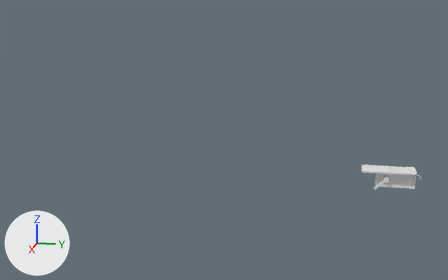
The Blender file game/assets/models/Sojouner.blend: old version first, new version second.
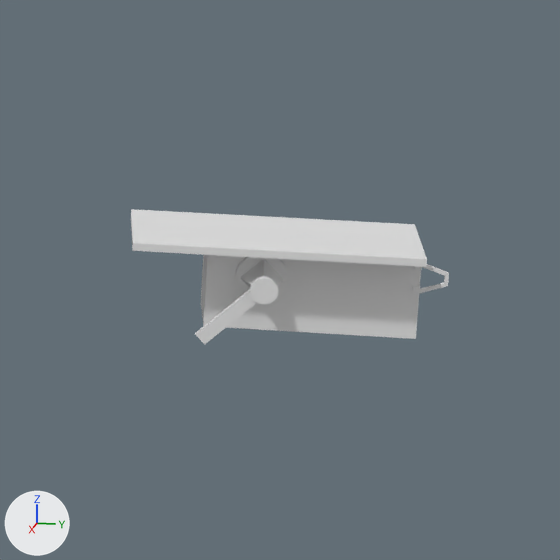
Each version appears first whole from a 50 mm lens placed at (20.06, -1.49, 6.03), pointed at (0.4, -5.42, 1.12), and next in a close-up on the part from 75% to 99% of the width and 45% to 82% of the height. Every picture has the same lights, and +X, +Y and +Z are marked at lower left. The last two pictures show the newer version.
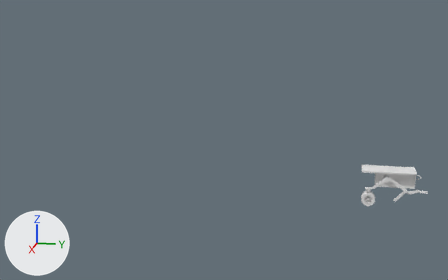
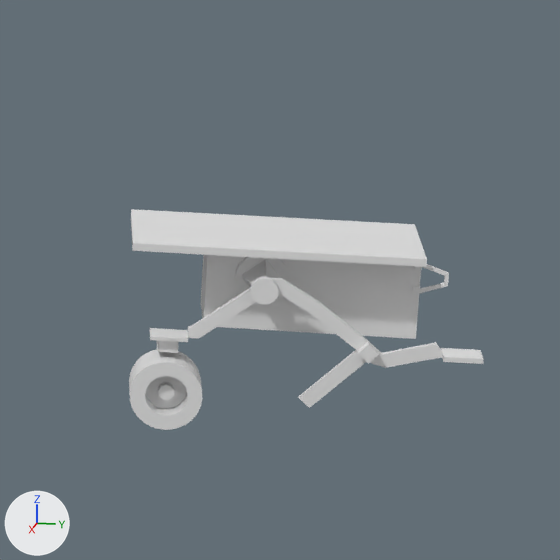
The change, as a list of edits to the scene's bpy script:
```text
Change me_cube:
    used by ob_cube; location = (0.0, 0.0, 0.001)
    remove me_cube.from_pydata(...)  # 250 vertices, 179 faces; spans x 0.0..0.78, y -0.92..0.91, z -0.2..0.41
    add me_cube.from_pydata(...)  # 593 vertices, 434 faces, 1 loose edge; spans x 0.0..0.85, y -12.51..1.11, z -0.7..3.14
    me_cube part 1: a new loose piece of 224 vertices spanning x 0.56..0.85, y -0.89..-0.47, z -0.7..-0.28
    me_cube part 2
    14 vertices are removed from x 0.52..0.78, y -0.53..-0.07, z -0.14..0.3
    52 faces are deleted
    5 vertices in x 0.52..0.78, y -0.28..-0.22, z 0.12..0.17 move by (0.0, 0.0, 0.01)
    5 vertices in x 0.74..0.78, y -0.15..-0.08, z 0.09..0.12 move by (0.0, -0.01, 0.0)
    4 vertices in x 0.74..0.78, y -0.21..-0.11, z 0.11..0.24 move by (0.0, 0.01, 0.0)
    3 vertices in x 0.68..0.78, y -0.23..-0.09, z 0.17..0.2 move by (0.0, 0.0, -0.01)
    28 vertices move from x 0.52..0.78, y -0.53..-0.02, z -0.2..0.23 to x 0.52..0.78, y -0.56..-0.02, z -0.16..0.29
    99 vertices are added at x 0.49..0.8, y -0.79..1.11, z -0.55..0.23
    5 new vertices lie (-0.04, 0.0, 0.0) away from vertices in x 0.78, y -0.23..-0.07, z 0.11..0.24
    15 new vertices lie (0.04, 0.0, 0.0) away from vertices in x 0.64..0.76, y -0.74..1.11, z -0.55..0.24
    12 new vertices lie (0.0, 0.12, 0.0) away from vertices in x 0.49..0.76, y -0.74, z -0.55..-0.21
    159 new faces join them
    other edits to the shape of me_cube do not show in these pictures
```

Location of each change, [x1, y1, x2, y2] in pixels of the close-ups (560 x 560 px):
'Cube', reshaped
    before: [131, 209, 449, 344]
    after: [129, 209, 484, 430]
part 1 of me_cube, added
    after: [129, 349, 202, 430]
part 2 of me_cube, built on
    before: [195, 257, 288, 344]
    after: [150, 257, 484, 408]
